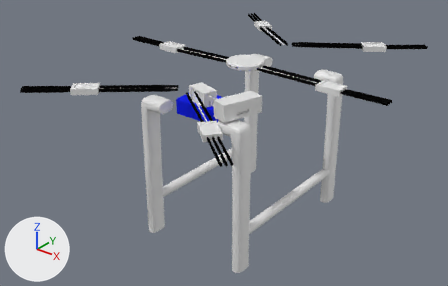
Renders of the Blender file Arman/Drone 2.blend from each side of a commit.
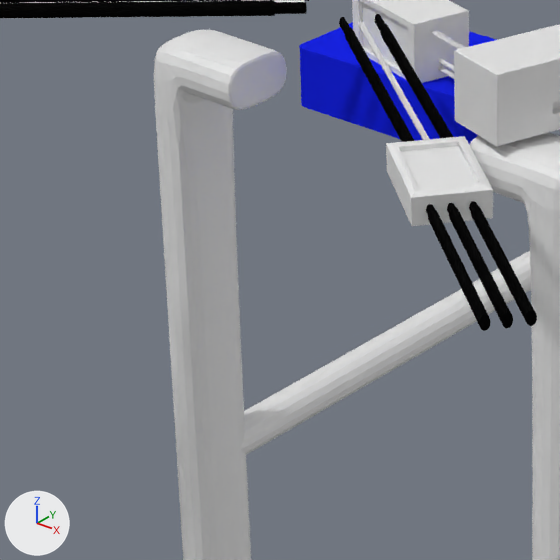
There are two pictures of each version: one whole from a camera (50 mm lens) standing at (8.74, -11.77, 7.35) and looking at (-0.36, -0.39, 0.3), one close up on the part from 23% to 53% of the width and 31% to 78% of the height. Every picture has the same lights, and +X, +Y and +Z are marked at lower left.
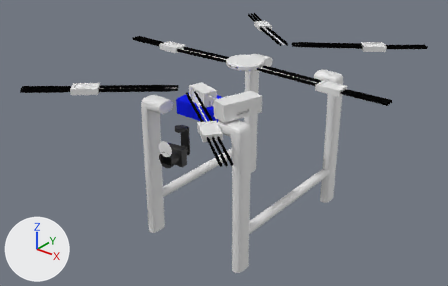
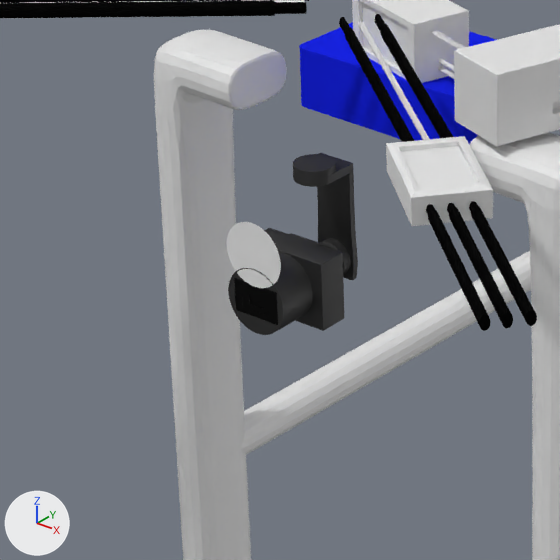
Location of each change, (x1, y1, x2, y2) in pixels of the close-ups (560 x 560 px):
'Plane.008', added (black): after (228, 228, 344, 335)
    faces in mat_material_011: (228, 228, 344, 335)
    faces in mat_material_012 (black #000000): (234, 278, 278, 325)
'Circle.005', added: after (293, 153, 358, 280)
'Plane.007', added: after (227, 222, 281, 288)
'Circle.004', added: after (293, 154, 336, 178)
'Circle.007', added: after (319, 240, 348, 275)
'Circle.006', added: after (326, 238, 351, 273)
'Circle.009', added: after (290, 233, 319, 244)

The change, as a list of edits to the scene's bpy script:
```text
Add mat_material_011:
    mat_material_011 = bpy.data.materials.new('Material.011')
    mat_material_011.use_nodes = True; mat_material_011.node_tree.nodes.clear()
    _N = mat_material_011.node_tree.nodes; _L = mat_material_011.node_tree.links
    n0 = _N.new('ShaderNodeOutputMaterial'); n0.name = 'Material Output'
    n1 = _N.new('ShaderNodeBsdfAnisotropic'); n1.name = 'Glossy BSDF'
    n1.distribution = 'GGX'
    n1.inputs[0].default_value = (0.0867, 0.0867, 0.0867, 1.0)  # 'Color', dark grey #535353
    n1.inputs[1].default_value = 0.6  # 'Roughness'
    _L.new(n1.outputs[0], n0.inputs[0])  # 'BSDF' to 'Surface'
Add ob_circle_004:
    ob_circle_004 = bpy.data.objects.new('Circle.004', me_circle_005)  # 288 vertices, 258 faces; spans x -0.191..0.191, y -0.191..0.191, z -0.027..0.038; modifiers SUBSURF
    ob_circle_004.location = (-0.102, -2.323, 1.485)
    ob_circle_004.rotation_euler = (0.0, 0.0, -3.1)  # degrees (0, 0, -178)
    ob_circle_004.scale = (0.617, 0.617, 0.617)
Add ob_circle_005:
    ob_circle_005 = bpy.data.objects.new('Circle.005', me_circle_006)  # 630 vertices, 600 faces; spans x -0.224..0.224, y -0.313..0.191, z -1.184..-0.027; modifiers SUBSURF
    ob_circle_005.parent = ob_circle_004
    ob_circle_005.location = (0.0, 0.622, -0.466)
Add ob_circle_006:
    ob_circle_006 = bpy.data.objects.new('Circle.006', me_circle_007)  # 288 vertices, 258 faces; spans x -1.0..1.0, y -1.0..1.0, z -0.35..-0.16; modifiers SUBSURF
    ob_circle_006.parent = ob_circle_005
    ob_circle_006.location = (0.0, 0.339, -1.445)
    ob_circle_006.rotation_euler = (1.571, 0.0, 0.0)  # degrees (90, 0, 0)
    ob_circle_006.scale = (0.18, 0.18, 0.18)
Add ob_circle_007:
    ob_circle_007 = bpy.data.objects.new('Circle.007', me_circle_008)  # 352 vertices, 322 faces; spans x -1.0..1.0, y -1.0..1.0, z -0.77..-0.35; modifiers SUBSURF
    ob_circle_007.parent = ob_circle_009
    ob_circle_007.location = (0.0, 0.339, -1.445)
    ob_circle_007.rotation_euler = (1.571, 0.0, 0.0)  # degrees (90, 0, 0)
    ob_circle_007.scale = (0.18, 0.18, 0.18)
Add ob_circle_009:
    ob_circle_009 = bpy.data.objects.new('Circle.009', me_circle_010)  # 362 vertices, 332 faces; spans x 0.083..0.517, y -0.517..0.144, z -0.144..0.144; modifiers SUBSURF
    ob_circle_009.parent = ob_circle_006
    ob_circle_009.location = (0.0, 0.923, -1.445)
Add ob_plane_008:
    ob_plane_008 = bpy.data.objects.new('Plane.008', me_plane_005)  # 1257 vertices, 1241 faces; spans x -0.429..0.429, y -0.149..0.551, z -0.33..0.33; in mat_material_012 (black #000000)
    ob_plane_008.parent = ob_circle_009
    ob_plane_008.location = (0.0, 0.923, -1.445)
Add ob_plane_007:
    ob_plane_007 = bpy.data.objects.new('Plane.007', me_plane_001)  # 81 vertices, 64 faces; spans x -0.314..0.314, y 0.599, z -0.314..0.314; in mat_material_010 (white #e7e7e7); modifiers SUBSURF
    ob_plane_007.parent = ob_plane_008
    ob_plane_007.location = (0.0, 0.874, -0.989)
```
